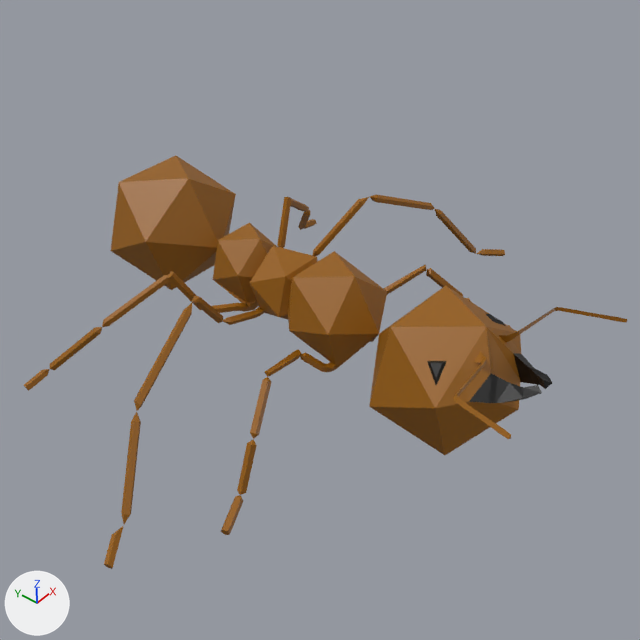
The Blender file mathCheese/Assets/Resources/Meshes/Mesh Masters/antRend.blend as it was, and as the next commit left it.
One viewpoint serves both versions: the file's camera 'Camera'. The axes (+X, +Y, +Z) are drawn at lower left. The lights are the same throughout.

Before the edit, the objects in view are built like this:
```python
me_icosphere_001 = bpy.data.meshes.new('Icosphere.001')
me_icosphere_001.from_pydata(...)  # 577 vertices, 694 faces; spans x -20.8..12.4, y -6.2..24.2, z -2.7..6.1
# faces by material slot: [666, 28]
me_icosphere_001.materials.append(mat_skin)  # brown #975e00
me_icosphere_001.materials.append(mat_eye)  # black #000000
ob_ant = bpy.data.objects.new('Ant', me_icosphere_001)
ob_ant.location = (-1.72, -0.92, -0.56)
ob_ant.rotation_euler = (0.0, 0.0, -0.0438)  # degrees (0, 0, -2.5)
ob_ant.scale = (1.15, 1.15, 1.15)
```
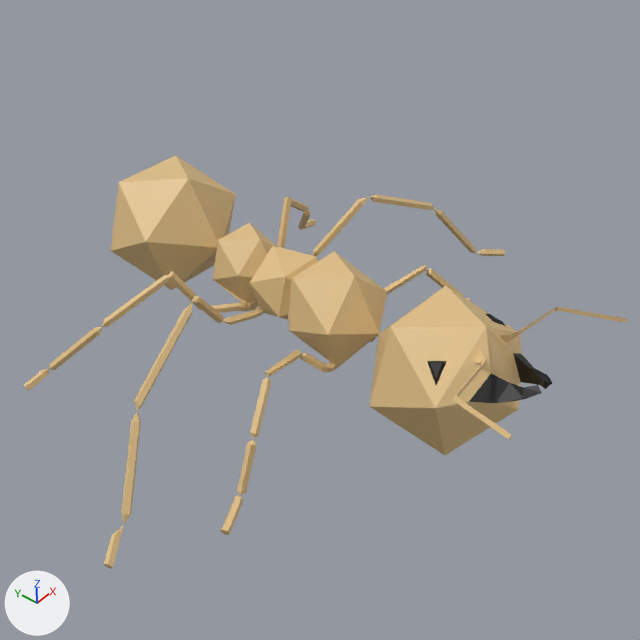
Pixel boxes (x1, y1, x2, y2) of what changed, in the pictures (640 x 640 px):
part 1 of me_icosphere_001, recoloured (brown to beige)
    both: (24, 155, 627, 569)

The change in detail:
Material 'Gold Skin' (mat_gold_skin) is new.
Its base color is (0.768, 0.539, 0.25) (beige #e3c289).
me_icosphere_001 has 577 vertices, 694 faces and spans x -20.8..12.4, y -6.2..24.2, z -2.7..6.1.
me_icosphere_001 is used by ob_ant; location (-1.72, -0.92, -0.56); rotation (0.0, 0.0, -0.0438), in degrees (0, 0, -2.5); scale (1.15, 1.15, 1.15).
me_icosphere_001 part 1: all 666 faces that had it switch from mat_skin (brown #975e00) to mat_gold_skin (beige #e3c289).
